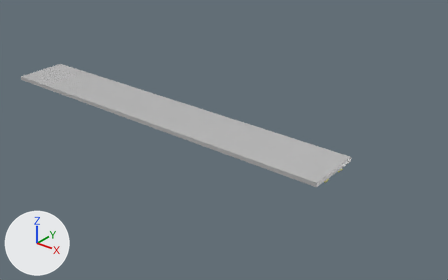
The FBX model Tech-Faith-(FYP2022)/Assets/Asset/3rd Room rooftop.fbx, before and after one commit.
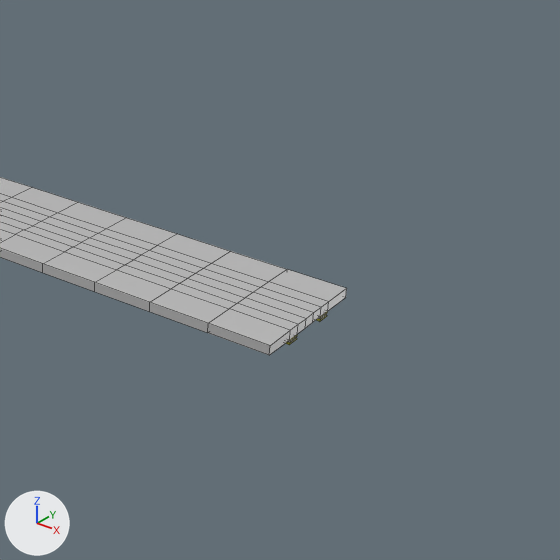
There are two pictures of each version: one whole from a 50 mm camera at (142.4, -113.2, 75.1) aimed at (58.9, -8.9, 10.4), one close up on the part from 43% to 100% of the width and 10% to 100% of the height. The axes (+X, +Y, +Z) are drawn at lower left. The lights are the same throughout. The close-ups show mesh edges as thin lines. Where no turn or scale is listed for an object, it has been applied to the vertices.
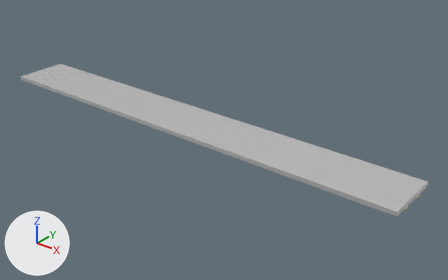
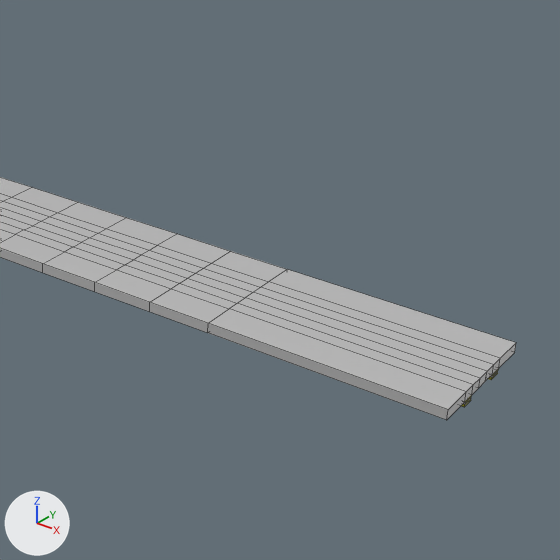
Where the change shows, as pixel boxes [x1, y1, x2, y2] in the close-ups (560 x 560 px; the box of a moved part takes in the faces that stretch with it):
'Cube.008', reshaped: before [0, 177, 347, 355]; after [0, 177, 516, 420]
part 1 of me_cube_011, moved or reshaped: before [208, 269, 347, 355]; after [208, 269, 516, 420]

Edits to the bpy script that builds the scene:
```text
Change me_cube_011:
    where me_cube_011.from_pydata(...)  # 504 vertices, 502 faces; spans x -9.2..87.2, y -7.0..7.0, z -1.0..0.5
    used by ob_cube_008; location = (3.5, -12.9, 14.4)
    me_cube_011 part 1: all 28 vertices in x 87.2, y -7.0..7.0, z -1.0..0.5 are moved by (16.7, 0.0, 0.0)
```
